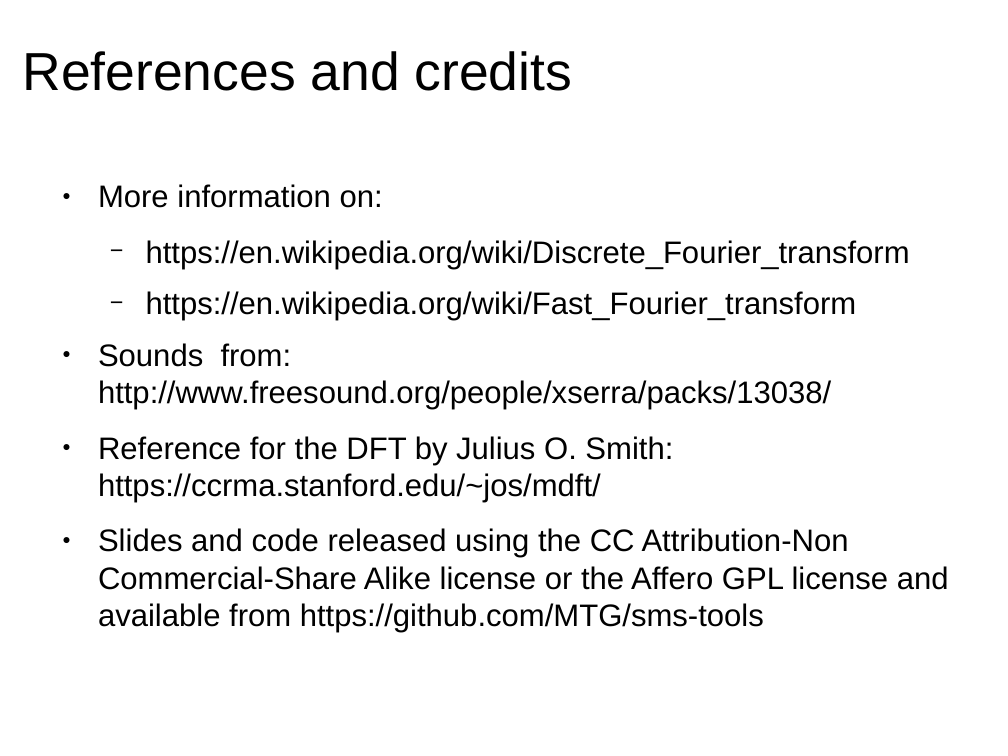
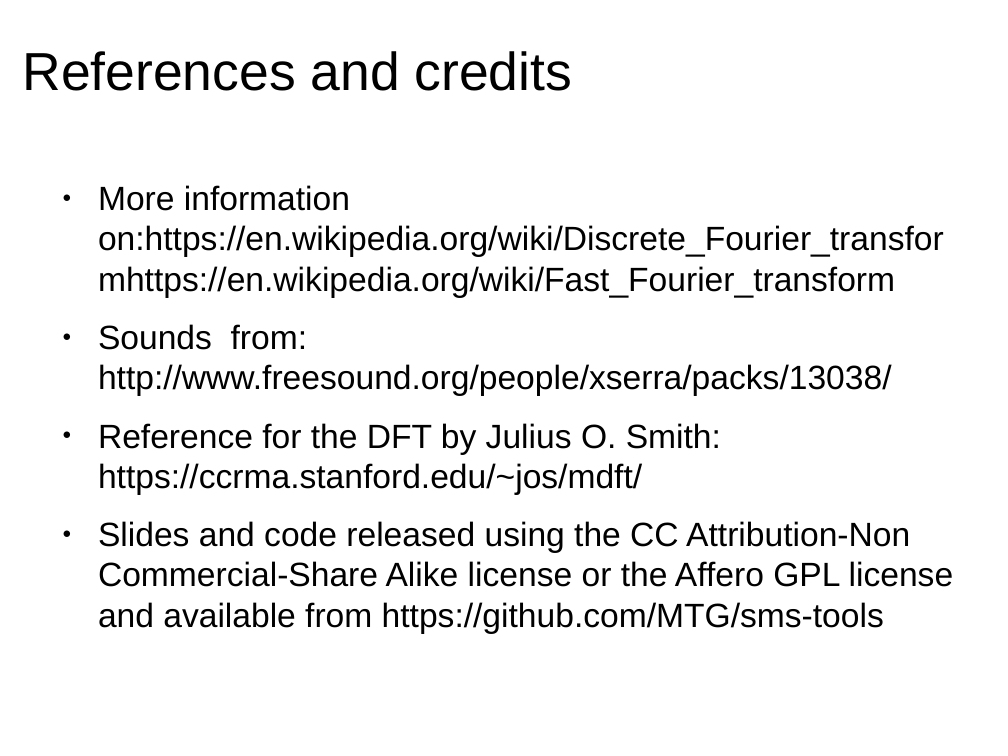
Before and after one commit to MTG/sms-tools, a slide deck: slide 11 of lectures/03-Fourier-properties/3T2-Fourier-properties-2.odp. Drawn at 1008x756 pixels with LibreOffice and Linux fonts; fonts in the diff are those of the drawing. Boxes give left, top, right and bottom in pixels: in the first picture for what was removed or moved away, otherwise in the second. Text is boxed around its words. In the diff, an @@ line names an element or a change of style, - is before the commit and + after.

Commit message:
small changes to lecture slides
changes some text in titles and references

```diff
--- a/lectures/03-Fourier-properties/3T2-Fourier-properties-2.odp
+++ b/lectures/03-Fourier-properties/3T2-Fourier-properties-2.odp
@@ text at <box>98,185,944,298</box>: text changed; size 22.2 to 24 pt @@
-● More information on:
-  − https://en.wikipedia.org/wiki/Discrete_Fourier_transform
-  − https://en.wikipedia.org/wiki/Fast_Fourier_transform
+● More information on:https://en.wikipedia.org/wiki/Discrete_Fourier_transformhttps://en.wikipedia.org/wiki/Fast_Fourier_transform
@@ text at <box>98,324,954,634</box>: size 22.2 to 24 pt in "Sounds from: http://www.freesound.org/people/xserra/packs/13 ...", "Reference for the DFT by Julius O. ...", "Slides and code released using the CC ..." @@
```
Also in this commit, not shown: 9 other files.
